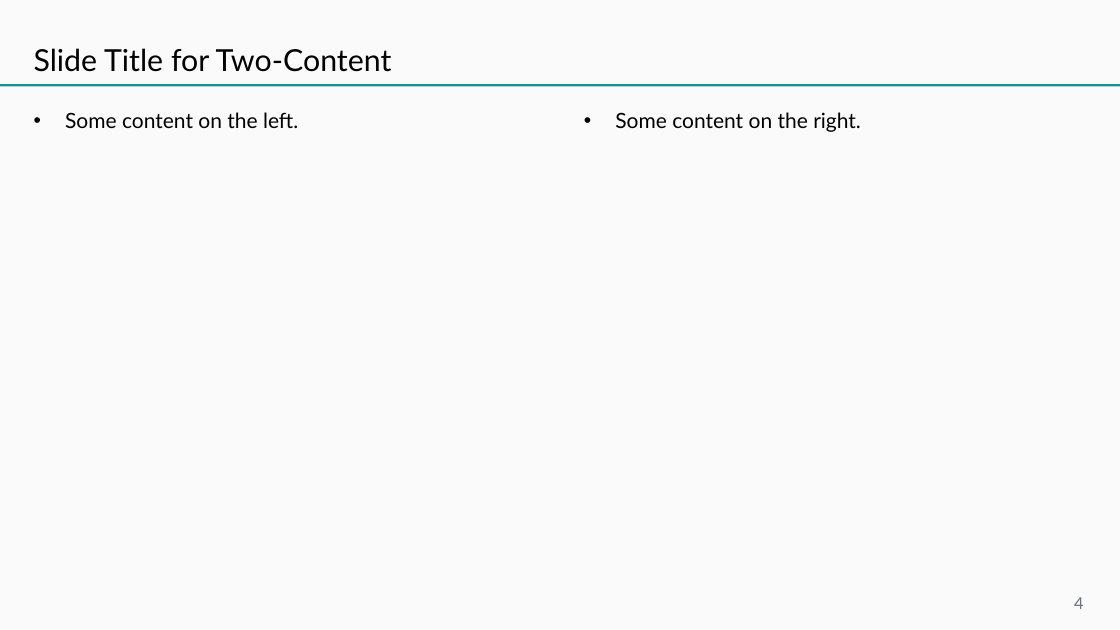
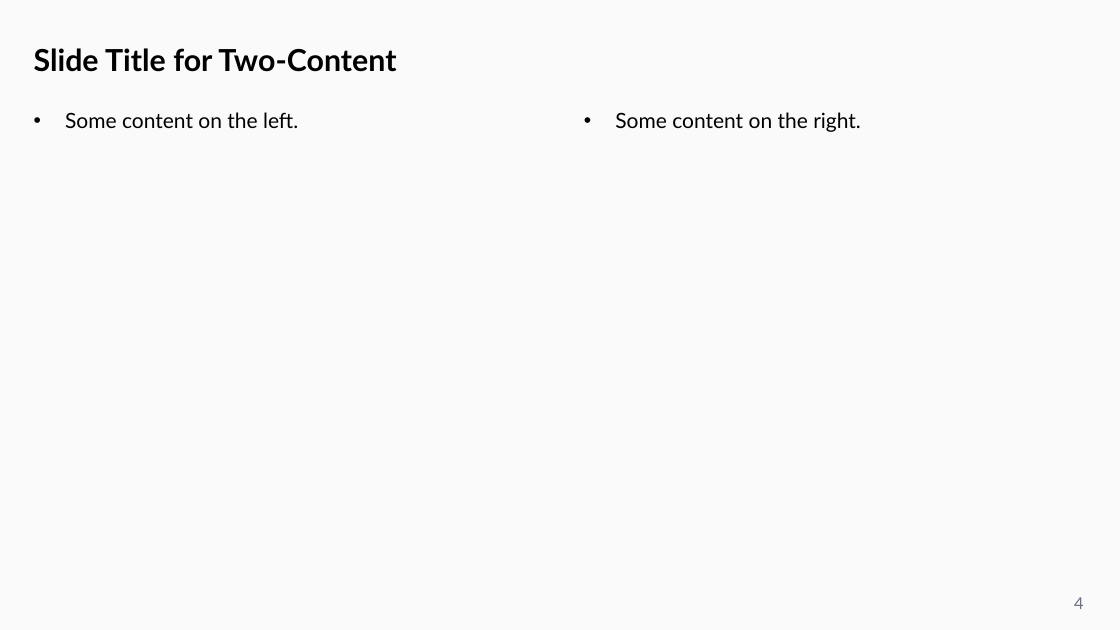
Before and after one commit to gael-close/quarto-tech-memo, a slide deck: slide 4 of _extensions/slides-pptx/template.pptx. Drawn at 1120x630 pixels with LibreOffice and Linux fonts; fonts in the diff are those of the drawing. Boxes give left, top, right and bottom in pixels: in the first picture for what was removed or moved away, otherwise in the second. Text is boxed around its words. In the diff, an @@ line names an element or a change of style, - is before the commit and + after.

Commit message:
✨ Bold slide titles and remove title rule in all slide formats
Regenerate slide and example outputs.

```diff
--- a/_extensions/slides-pptx/template.pptx
+++ b/_extensions/slides-pptx/template.pptx
@@ title "Slide Title for Two-Content" at (x1=34, y1=48, x2=396, y2=72): bold on @@
@@ rectangle removed at (x1=0, y1=84, x2=1120, y2=87) @@
```
Also in this commit, not shown: 2 other slides changed, 13 other files.
